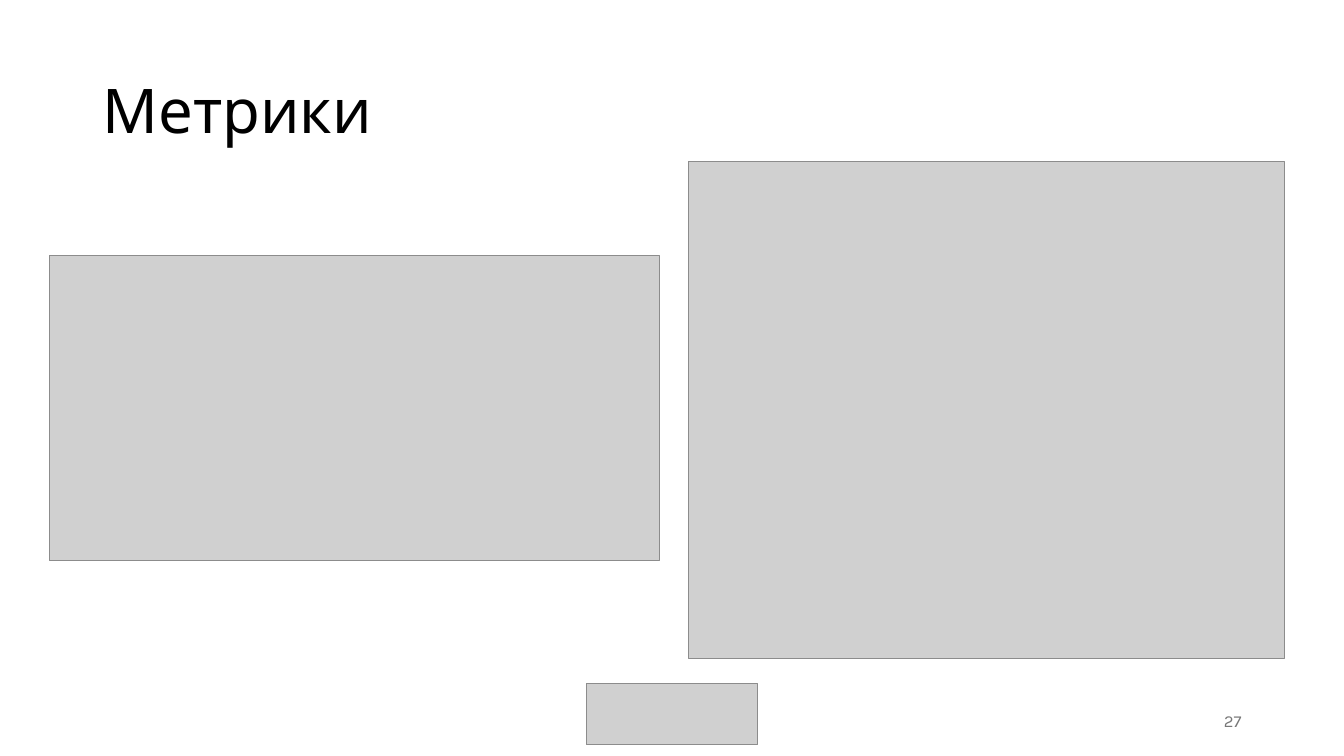
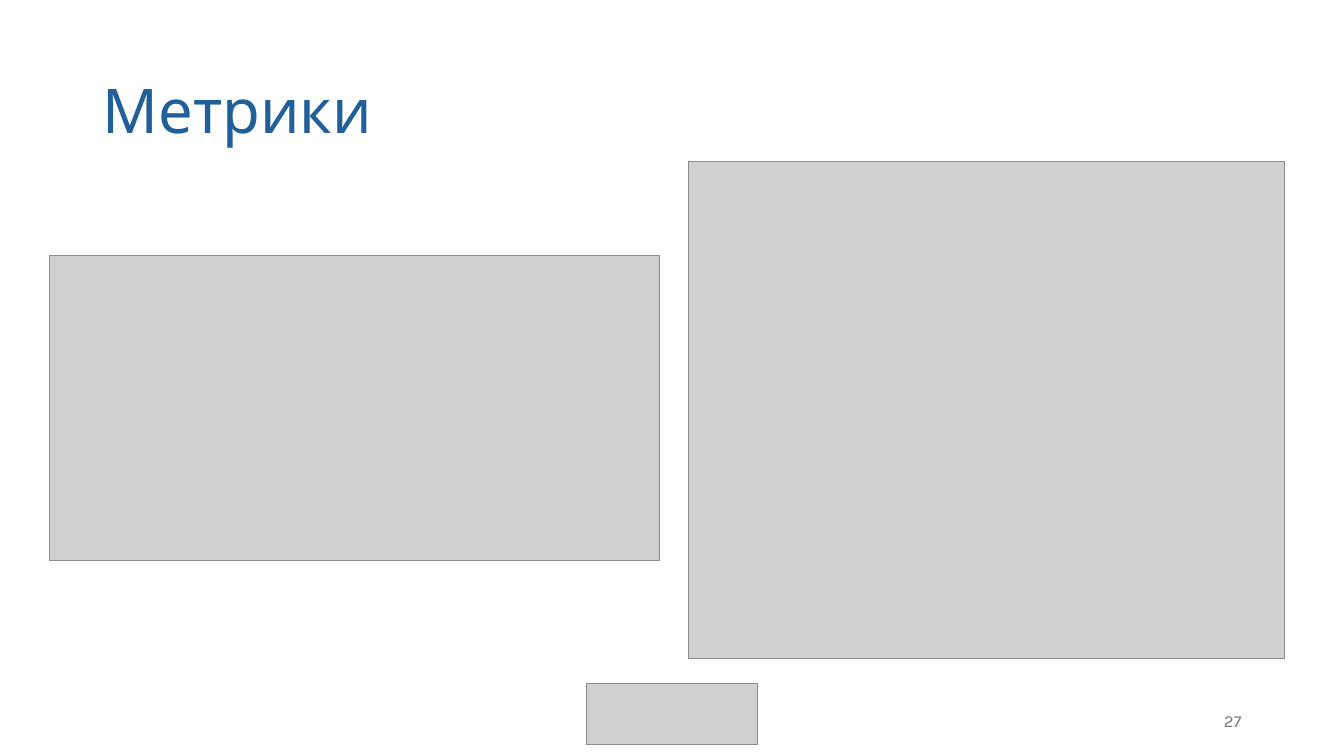
Before and after one commit to igotsummeronmymind/diploma, a slide deck: slide 27 of demo/diploma_present.pptx. Drawn at 1344x756 pixels with LibreOffice and Linux fonts; fonts in the diff are those of the drawing; grey boxes stand for pictures. Boxes give left, top, right and bottom in pixels: in the first picture for what was removed or moved away, otherwise in the second. Text is boxed around its words. In the diff, an @@ line names an element or a change of style, - is before the commit and + after.

```diff
--- a/demo/diploma_present.pptx
+++ b/demo/diploma_present.pptx
@@ title "Метрики" at box(102, 89, 372, 148): text colour #000000 to #215F9A @@
```
Also in this commit, not shown: 33 other slides changed, 2 other files.
